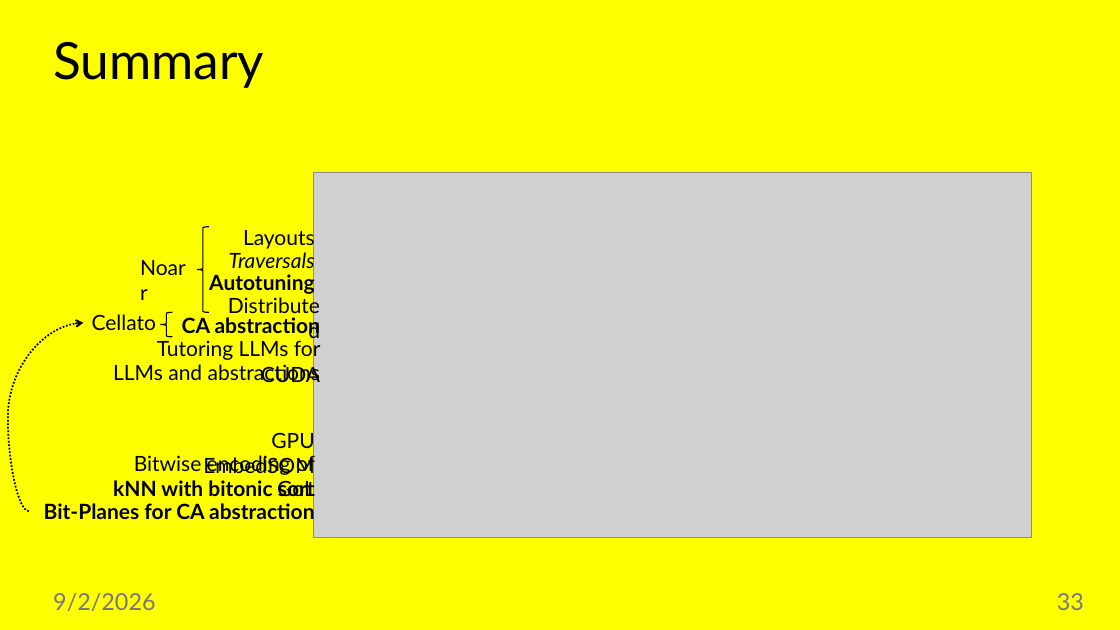
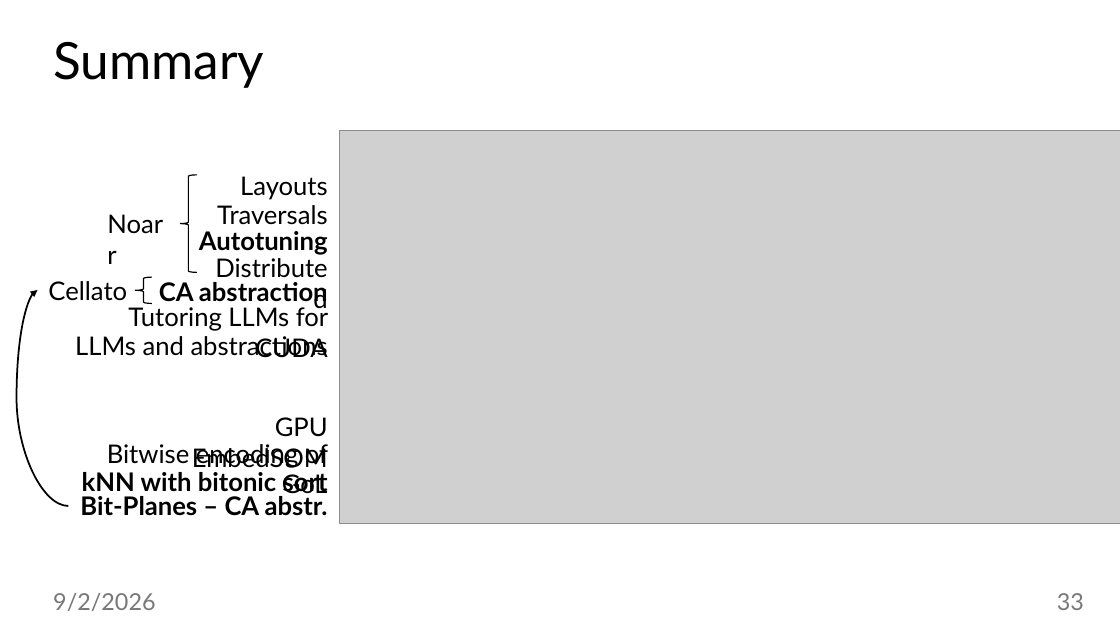
Before and after one commit to jiriklepl/phd-thesis, a slide deck: slide 33 of slides/Optimizing Memory Layouts and Traversal Orders in High-Performance Computing.pptx. Drawn at 1120x630 pixels with LibreOffice and Linux fonts; fonts in the diff are those of the drawing; grey boxes stand for pictures. Boxes give left, top, right and bottom in pixels: in the first picture for what was removed or moved away, otherwise in the second. Text is boxed around its words. In the diff, an @@ line names an element or a change of style, - is before the commit and + after.

```diff
--- a/slides/Optimizing Memory Layouts and Traversal Orders in High-Performance Computing.pptx
+++ b/slides/Optimizing Memory Layouts and Traversal Orders in High-Performance Computing.pptx
@@ background #FFFF00 to #FFFFFF @@
@@ picture: place and size @@
-picture at (313, 172, 1032, 538)
+picture at (339, 131, 1120, 523)
@@ left brace: place and size @@
-left brace at (197, 227, 208, 313)
+left brace at (180, 175, 197, 272)
@@ size 18 to 22 pt in 10 elements at (82, 472, 328, 493), (192, 417, 328, 468), (107, 444, 328, 499), (75, 336, 328, 358), (159, 282, 328, 306), (194, 248, 336, 287), (128, 304, 328, 358), (199, 231, 328, 255), (99, 204, 180, 244), (240, 176, 328, 200) @@
@@ text "Layouts": place and size @@
-text "Layouts" at (243, 227, 315, 250)
+text "Layouts" at (240, 176, 328, 200)
@@ text "Noarr": place and size @@
-text "Noarr" at (132, 250, 201, 284)
+text "Noarr" at (99, 204, 180, 244)
@@ text "Traversals": place and size @@
-text "Traversals" at (229, 249, 315, 272)
+text "Traversals" at (217, 205, 327, 225)
@@ text "Traversals" at (217, 205, 327, 225): size 18 to 22 pt, italic off @@
@@ text "Autotuning": place and size @@
-text "Autotuning" at (209, 272, 315, 295)
+text "Autotuning" at (199, 231, 328, 255)
@@ text "Distributed": place and size @@
-text "Distributed" at (209, 288, 329, 322)
+text "Distributed" at (194, 248, 336, 287)
@@ curved arrow moved from (29, 511) - (83, 323) to (68, 506) - (38, 290) @@
@@ curved arrow (68, 506) - (38, 290): stroke #000000 1.5 pt dashed to #000000 1.5 pt; arrowheads changed @@
@@ text "Cellato": place and size @@
-text "Cellato" at (92, 314, 156, 330)
+text "Cellato" at (48, 281, 127, 301)
@@ text "Cellato" at (48, 281, 127, 301): size 18 to 22 pt; alignment left to right @@
@@ text "Tutoring LLMs for CUDA": place and size @@
-text "Tutoring LLMs for CUDA" at (157, 338, 321, 386)
+text "Tutoring LLMs for CUDA" at (128, 304, 328, 358)
@@ left brace: place and size @@
-left brace at (160, 313, 172, 337)
+left brace at (135, 277, 152, 303)
@@ text "CA abstraction": place and size @@
-text "CA abstraction" at (182, 315, 320, 338)
+text "CA abstraction" at (159, 282, 328, 306)
@@ text "LLMs and abstractions": place and size @@
-text "LLMs and abstractions" at (113, 362, 320, 385)
+text "LLMs and abstractions" at (75, 336, 328, 358)
@@ text "GPU EmbedSOM": place and size @@
-text "GPU EmbedSOM" at (203, 429, 314, 477)
+text "GPU EmbedSOM" at (192, 417, 328, 468)
@@ text "Bitwise encoding of GoL": place and size @@
-text "Bitwise encoding of GoL" at (134, 453, 315, 501)
+text "Bitwise encoding of GoL" at (107, 444, 328, 499)
@@ text "kNN with bitonic sort": place and size @@
-text "kNN with bitonic sort" at (113, 478, 315, 501)
+text "kNN with bitonic sort" at (82, 472, 328, 493)
@@ text at (80, 496, 328, 516): text changed; size 18 to 22 pt @@
-Bit-Planes for CA abstraction
+Bit-Planes – CA abstr.
```
Also in this commit, not shown: 16 other slides changed.
